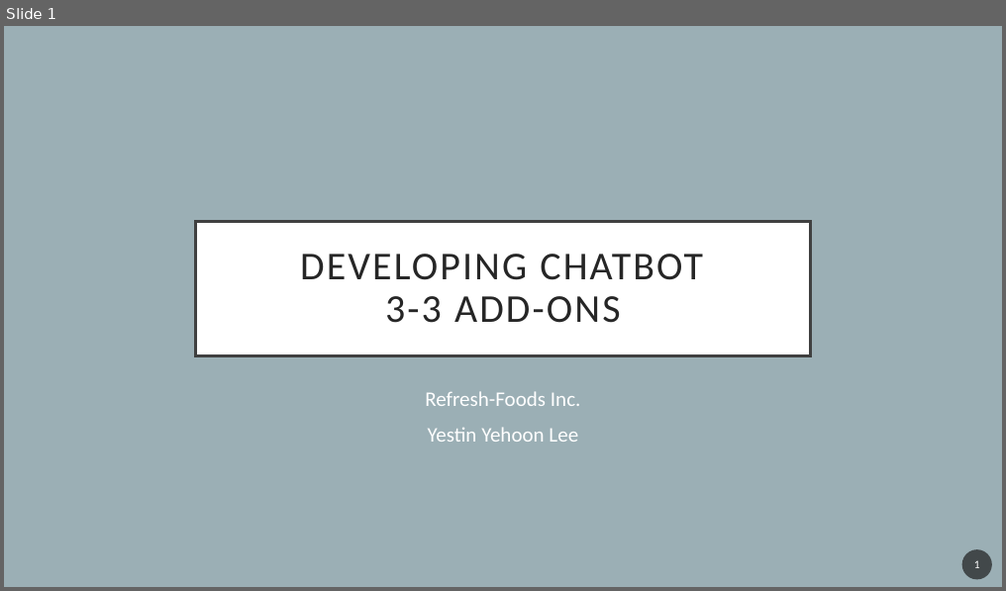
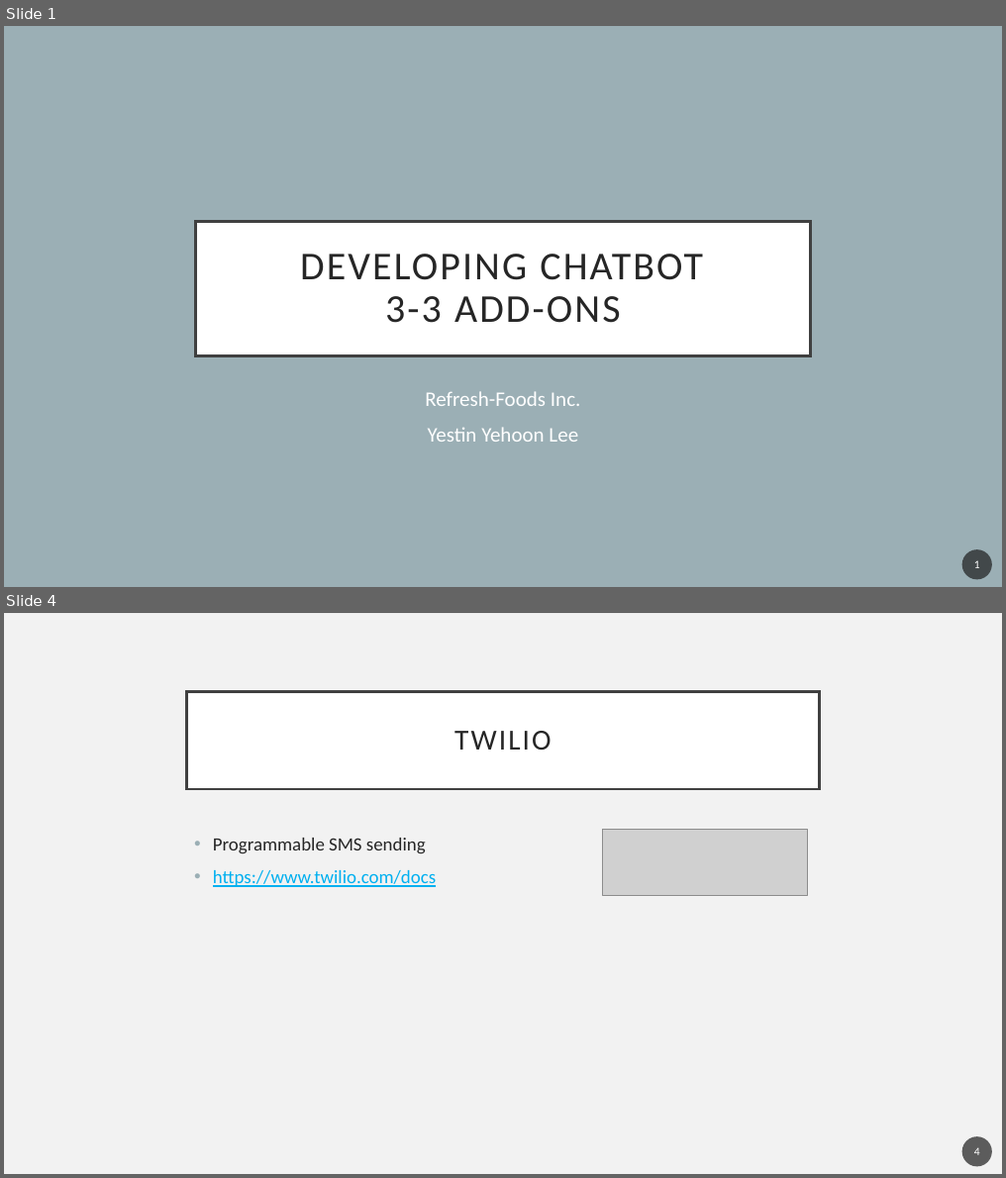
Before and after one commit to YehoonLee3/ChatBotCourse, a slide deck: 3-3 Add-ons.pptx. Shown one above the other, each under a label of ours: slide 1 before the commit, slides 1 and 4 after it; the slides between them are not shown. The pictures are 1006x591 and 1006x1178 pixels, drawn with LibreOffice and Linux fonts; fonts in the diff are those of the drawing; grey boxes stand for pictures. Boxes give left, top, right and bottom in pixels: in the first picture for what was removed or moved away, otherwise in the second. Text is boxed around its words. In the diff, an @@ line names an element or a change of style, - is before the commit and + after.

```diff
--- a/3-3 Add-ons.pptx
+++ b/3-3 Add-ons.pptx
@@ slide 4 added at (x1=4, y1=613, x2=1002, y2=1174), background #F2F2F2 @@
@@ title added at (x1=187, y1=691, x2=819, y2=789), fill #FFFFFF, outline #404040 2.5 pt, 28 pt, text #262626 @@
+TWILIO
@@ text added at (x1=213, y1=838, x2=436, y2=887), 18 pt, text #00B0F0, underline @@
+• Programmable SMS sending
+• https://www.twilio.com/docs
@@ picture added at (x1=602, y1=829, x2=807, y2=895) @@
@@ page number added at (x1=962, y1=1137, x2=992, y2=1167), fill #1D1D1D at 70% opacity, 11 pt, text #FFFFFF @@
+4
```
Also in this commit, not shown: 3 other slides added, 1 slide removed, 4 other files.
